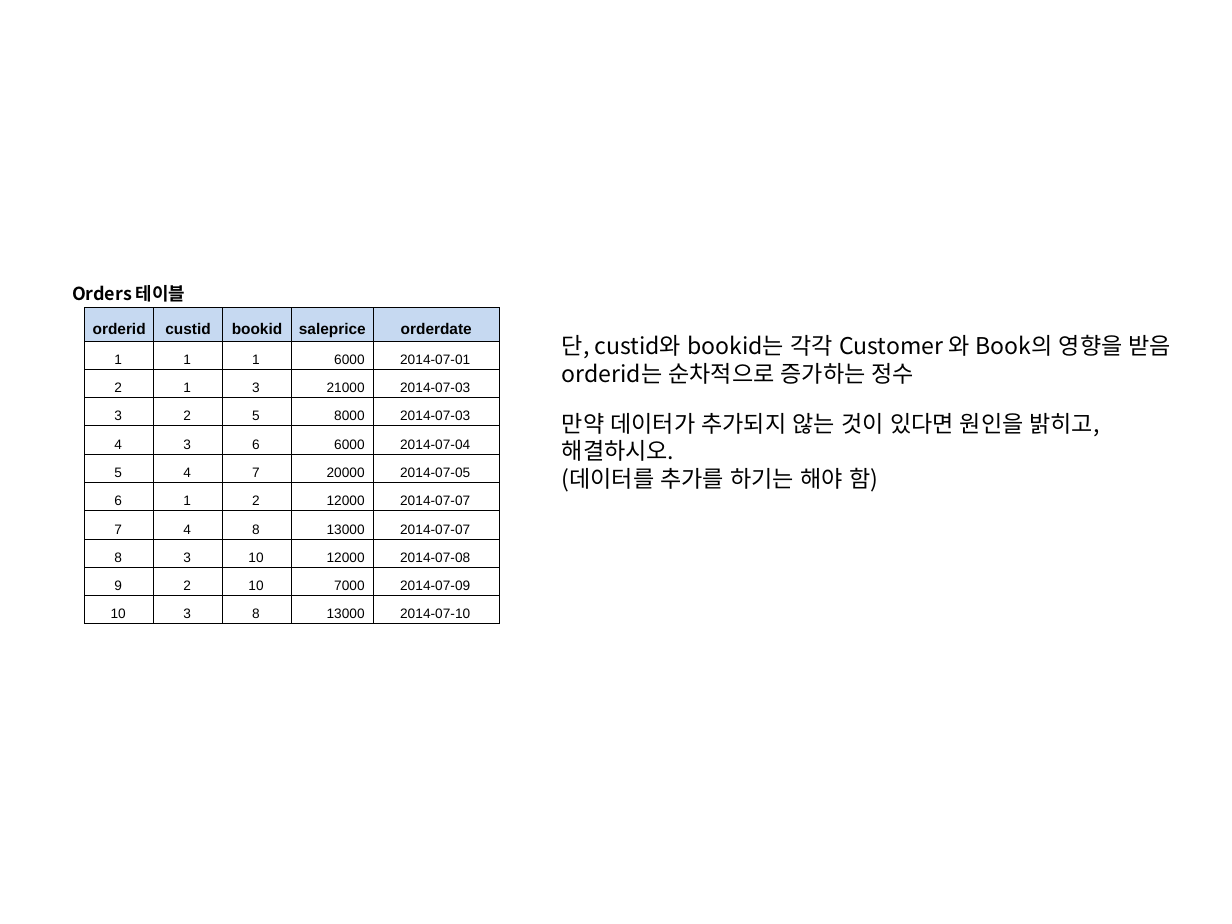
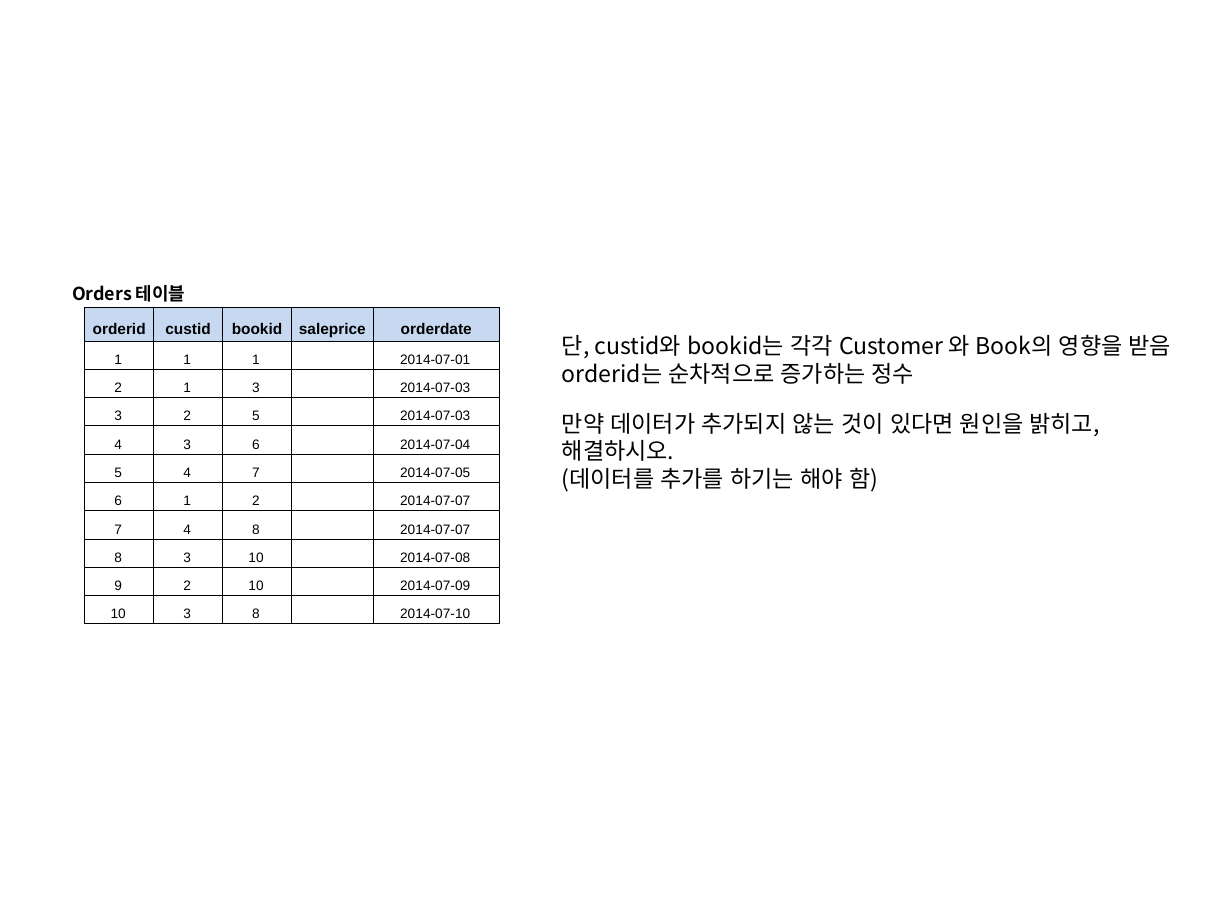
Before and after one commit to DongJoonLeeDJ/AI_501_4, a slide deck: slide 5 of djlee/DB/20211228/실습문제.pptx. Drawn at 1232x924 pixels with LibreOffice and Linux fonts; fonts in the diff are those of the drawing. Boxes give left, top, right and bottom in pixels: in the first picture for what was removed or moved away, otherwise in the second. Text is boxed around its words. In the diff, an @@ line names an element or a change of style, - is before the commit and + after.

```diff
--- a/djlee/DB/20211228/실습문제.pptx
+++ b/djlee/DB/20211228/실습문제.pptx
@@ table at (85, 308, 499, 641) @@
-row 2, column 4: 6000
+row 2, column 4: 
-row 3, column 4: 21000
+row 3, column 4: 
-row 4, column 4: 8000
+row 4, column 4: 
-row 5, column 4: 6000
+row 5, column 4: 
-row 6, column 4: 20000
+row 6, column 4: 
-row 7, column 4: 12000
+row 7, column 4: 
-row 8, column 4: 13000
+row 8, column 4: 
-row 9, column 4: 12000
+row 9, column 4: 
-row 10, column 4: 7000
+row 10, column 4: 
-row 11, column 4: 13000
+row 11, column 4: 
```
Also in this commit, not shown: 1 other slide changed, 2 other files.
